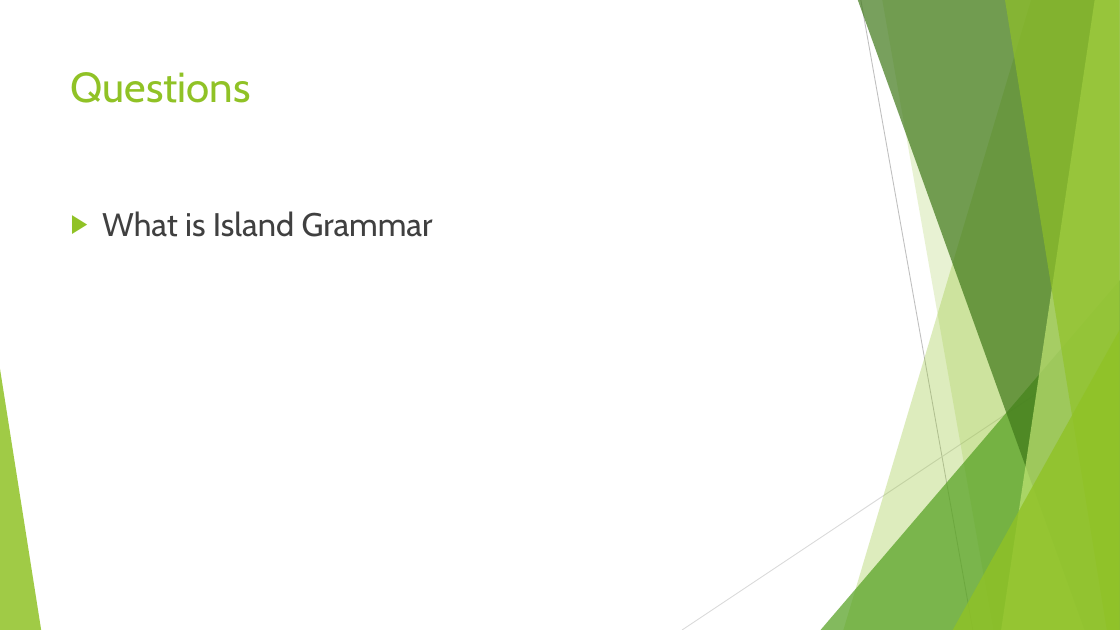
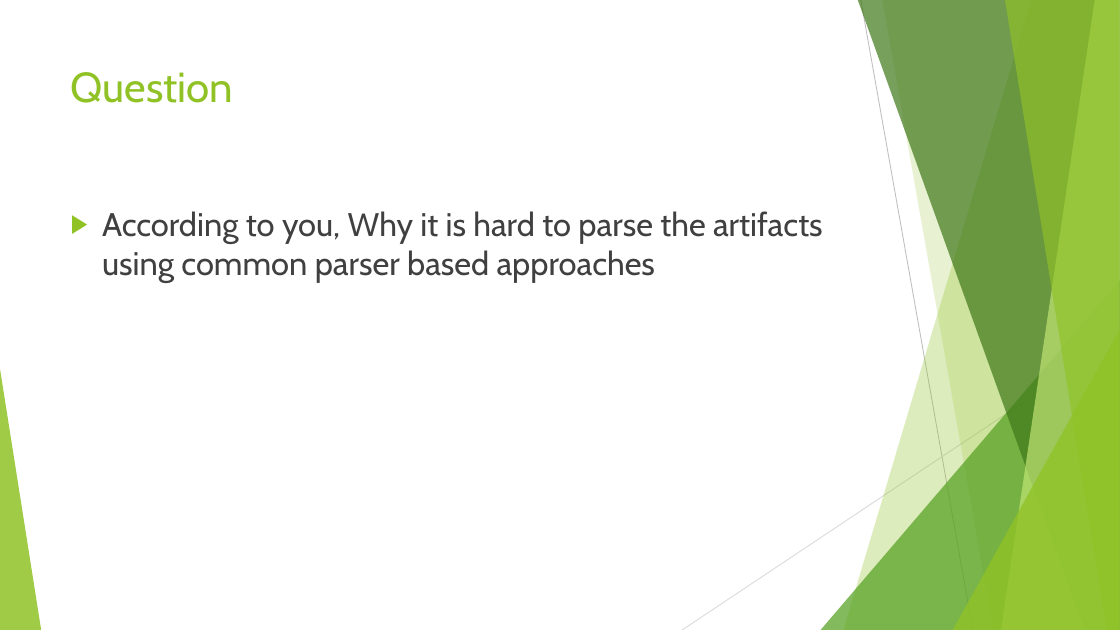
Before and after one commit to sanketfall2014/Sanket-Presentation, a slide deck: slide 18 of Lightweight Impact Analysis using Island Grammar.pptx. Drawn at 1120x630 pixels with LibreOffice and Linux fonts; fonts in the diff are those of the drawing. Boxes give left, top, right and bottom in pixels: in the first picture for what was removed or moved away, otherwise in the second. Text is boxed around its words. In the diff, an @@ line names an element or a change of style, - is before the commit and + after.

```diff
--- a/Lightweight Impact Analysis using Island Grammar.pptx
+++ b/Lightweight Impact Analysis using Island Grammar.pptx
@@ title at bbox=[71, 72, 234, 103]: text changed @@
-Questions
+Question
@@ text at bbox=[102, 211, 823, 283]: text changed @@
-▶ What is Island Grammar
+▶ According to you, Why it is hard to parse the artifacts using common parser based approaches
```
Also in this commit, not shown: 3 other slides changed, 1 slide removed.
